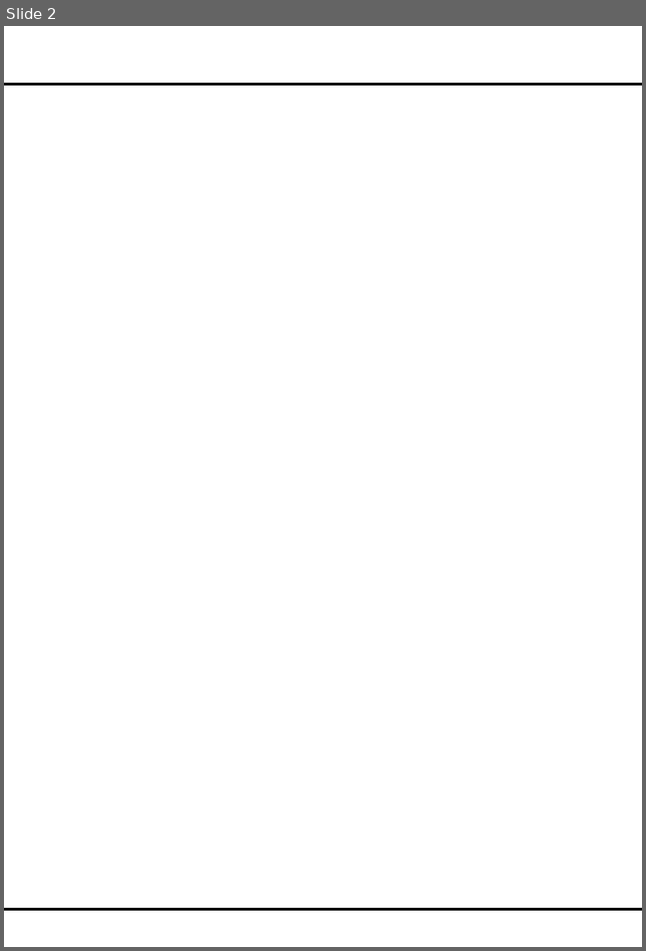
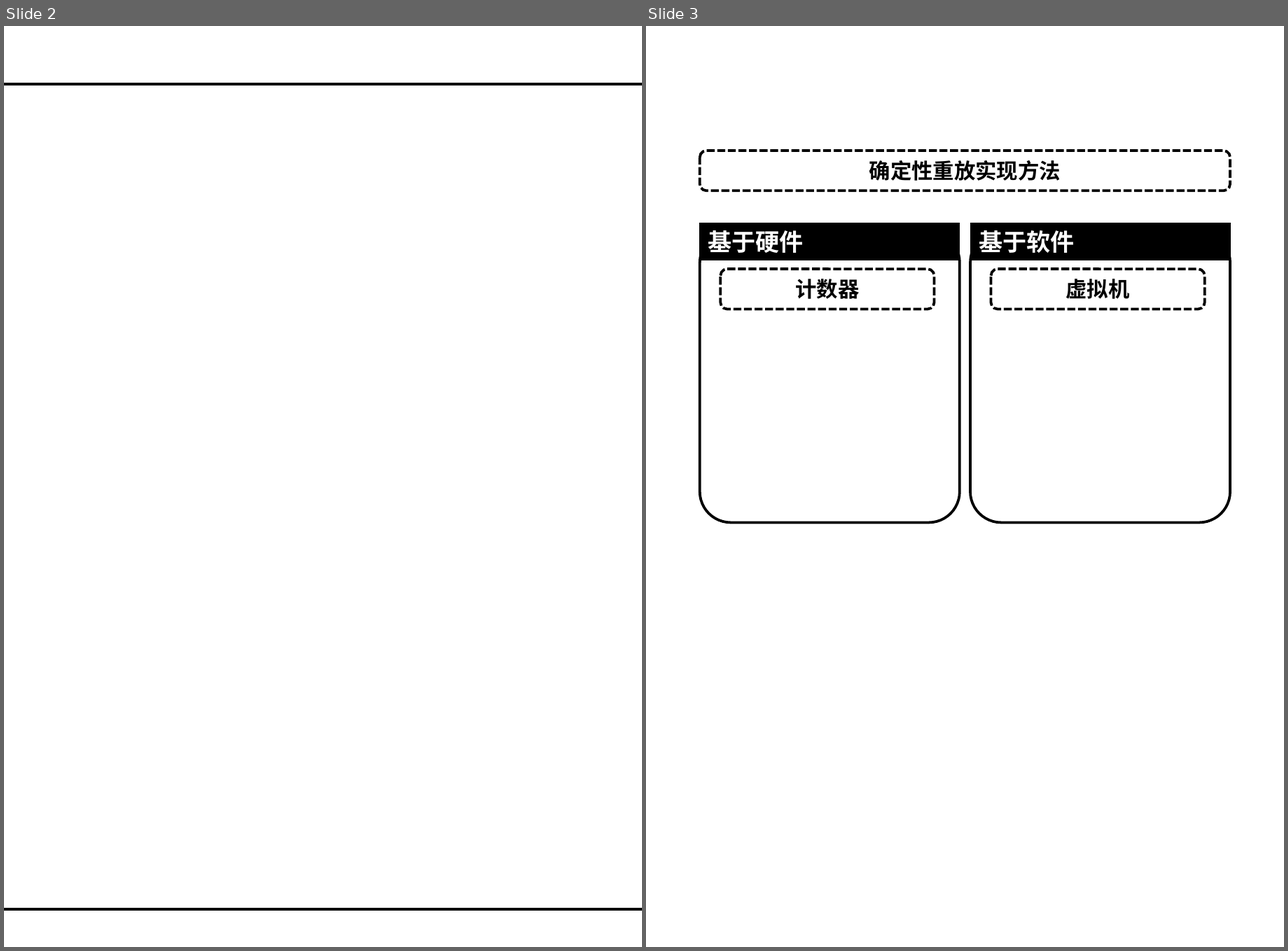
Before and after one commit to Cu1Ao/HelpMe, a slide deck: 插图.pptx. Shown side by side, each under a label of ours: slide 2 before the commit, slides 2 and 3 after it. The pictures are 646x951 and 1288x951 pixels, drawn with LibreOffice and Linux fonts; fonts in the diff are those of the drawing. Boxes give left, top, right and bottom in pixels: in the first picture for what was removed or moved away, otherwise in the second. Text is boxed around its words. In the diff, an @@ line names an element or a change of style, - is before the commit and + after.

```diff
--- a/插图.pptx
+++ b/插图.pptx
@@ slide 3 added at [646,26,1284,947], background #FFFFFF @@
@@ rounded rectangle added at [700,151,1229,191], fill #FFFFFF, outline #000000 2.25 pt dashed, 18 pt, text #000000, bold @@
+确定性重放实现方法
@@ rounded rectangle added at [700,232,959,522], fill #FFFFFF, outline #000000 2.25 pt @@
@@ rectangle added at [700,223,959,260], fill #000000, outline #000000 0.75 pt, 20.2 pt, text #FFFFFF, bold @@
+基于硬件
@@ rounded rectangle added at [970,232,1229,522], fill #FFFFFF, outline #000000 2.25 pt @@
@@ rectangle added at [970,223,1229,260], fill #000000, outline #000000 0.75 pt, 20.2 pt, text #FFFFFF, bold @@
+基于软件
@@ rounded rectangle added at [721,269,934,309], fill #FFFFFF, outline #000000 2.25 pt dashed, 18 pt, text #000000, bold @@
+计数器
@@ rounded rectangle added at [991,269,1205,309], fill #FFFFFF, outline #000000 2.25 pt dashed, 18 pt, text #000000, bold @@
+虚拟机
```
Also in this commit, not shown: 1 slide changed, 1 other slide added, 10 other files.
